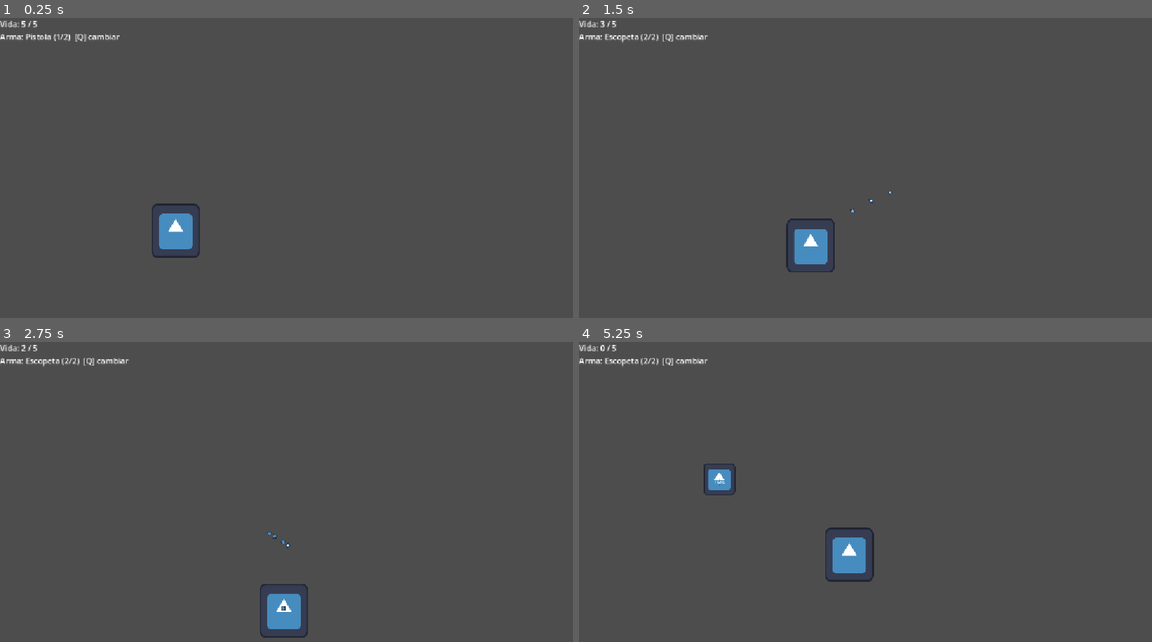
Above: before the commit, frames 1-4 (two rows, left to right).
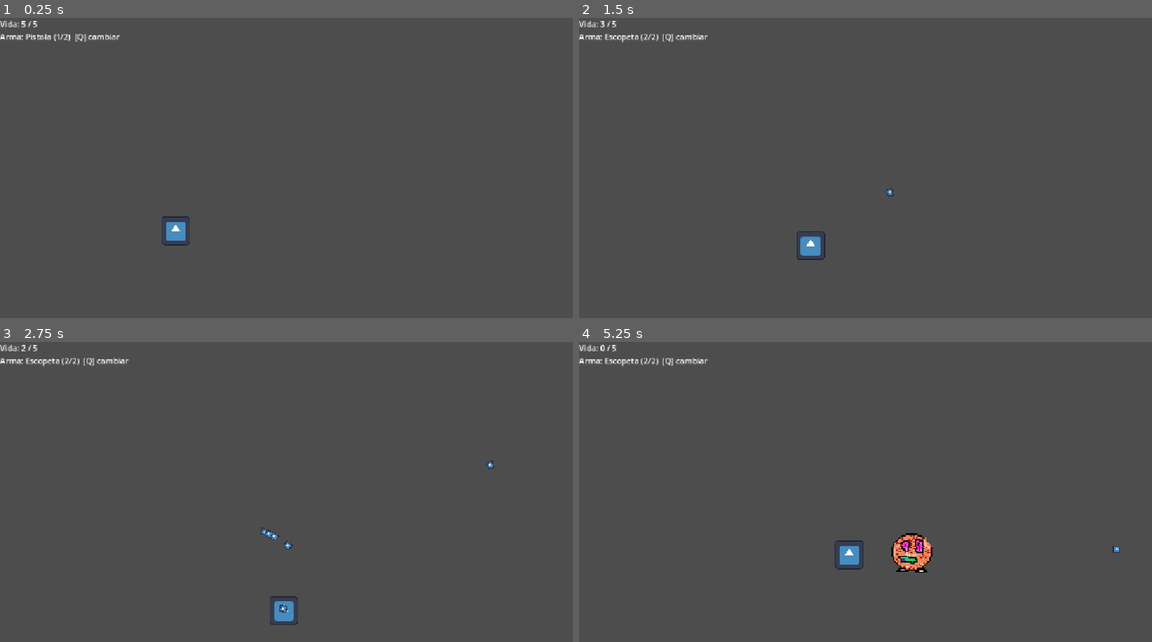
Above: after the commit, the same moments.

Repository: spoloa/Estructuras-De-Datos-2026---II
Game: Godot game, scene res://scenes/Main.tscn
Same seed, same stepped clock (60 frames per second), same inputs: the game is played once before the commit and once after it. The engine's default icon, where the game draws it, is replaced by a stand-in: a white triangle on a blue panel in a dark square.
Inputs (mouse positions are in pixels of both pictures, inside the frame that each line leads up to):
- Up to frame 1 (0.25 s): no input
- Up to frame 2 (1.5 s): tap Enter (ui_accept) at 0.5, 0.77 s; move the mouse to (991, 162) at 0.52 s; press the mouse at (991, 162) at 0.53 s; hold D (move_right) 0.53-1.28 s; move the mouse to (750, 195) at 1.27 s; release the mouse at (750, 195) at 1.28 s; hold S (move_down) from 1.28 s (still down); tap Q (switch_weapon) at 1.35 s
- Up to frame 3 (2.75 s): tap Enter (ui_accept) at 1.52 s; move the mouse to (343, 432) at 2.02 s; release S (move_down) at 2.03 s; press the mouse at (343, 432) at 2.03 s; hold D (move_right) from 2.03 s (still down)
- Up to frame 4 (5.25 s): move the mouse to (836, 567) at 2.77 s; release D (move_right) at 2.78 s; release the mouse at (836, 567) at 2.78 s; hold W (move_up) 2.78-3.53 s; tap Q (switch_weapon) at 2.85, 4.35 s; tap Enter (ui_accept) at 3.02, 3.77, 4.52, 5 s; move the mouse to (1037, 552) at 3.52 s; press the mouse at (1037, 552) at 3.53 s; hold A (move_left) 3.53-5.03 s; move the mouse to (693, 456) at 4.27 s; release the mouse at (693, 456) at 4.28 s; move the mouse to (894, 504) at 5.02 s; press the mouse at (894, 504) at 5.03 s; hold S (move_down) from 5.03 s (still down)

The runs differ from the first frame. In frame 1, 0.7% of the frame differs, in the area x 26-35%, y 61-80%; in frame 2, 0.7%; in frame 3, 0.8%; in frame 4, 1.8%, in the area x 21-95%, y 40-80%.
Error before the commit: Invalid access to property or key 'global_position' on a base object of type 'null instance'. (res://scripts/wave_manager.gd:55)

Commit message:
Animación Enemigo

Diff:
--- a/resources/weapons/Pistola.tres
+++ b/resources/weapons/Pistola.tres
@@ -4,4 +4,6 @@
 
 [resource]
 script = ExtResource("1_1yi1s")
+fire_rate = 0.8
+bullet_lifetime = 2.5
 metadata/_custom_type_script = "uid://bvw8flucf2bag"
--- a/scenes/Bullet.tscn
+++ b/scenes/Bullet.tscn
@@ -3,17 +3,20 @@
 [ext_resource type="Script" uid="uid://beo25ha5cea0d" path="res://scripts/weapons/Bullet.gd" id="1_p1sfj"]
 [ext_resource type="Texture2D" uid="uid://crwhojaxh8x5w" path="res://icon.svg" id="2_4utqk"]
 
-[sub_resource type="CircleShape2D" id="CircleShape2D_lok1f"]
-radius = 11.0
+[sub_resource type="CircleShape2D" id="CircleShape2D_1yi1s"]
+radius = 8.456133
 
 [node name="Bullet" type="Area2D" unique_id=1662440076]
+scale = Vector2(1.5, 1.5)
 script = ExtResource("1_p1sfj")
 
 [node name="Sprite2D" type="Sprite2D" parent="." unique_id=923111986]
-position = Vector2(0.99999976, -1.1920929e-07)
-scale = Vector2(0.125, 0.125)
+position = Vector2(-1.9073486e-06, -9.536743e-07)
+rotation = 0.005652986
+scale = Vector2(0.14116023, 0.15804826)
 texture = ExtResource("2_4utqk")
 
 [node name="CollisionShape2D" type="CollisionShape2D" parent="." unique_id=1790125266]
-position = Vector2(1, 0)
-shape = SubResource("CircleShape2D_lok1f")
+position = Vector2(0, -0.66666657)
+scale = Vector2(1.5, 1.5)
+shape = SubResource("CircleShape2D_1yi1s")
--- a/scenes/Main.tscn
+++ b/scenes/Main.tscn
@@ -11,7 +11,7 @@
 [node name="WaveManager" type="Node" parent="." unique_id=1287235243 node_paths=PackedStringArray("spawn_points")]
 script = ExtResource("3_0bbpv")
 enemy_scene = ExtResource("2_rarhs")
-spawn_points = [null, null]
+spawn_points = [NodePath("../spawn1"), NodePath("../spawn2")]
 time_between_waves = 5.0
 spawn_interval = 2.0
 
--- a/scenes/Player.tscn
+++ b/scenes/Player.tscn
@@ -7,20 +7,21 @@
 [ext_resource type="Resource" uid="uid://3judgyo7ldga" path="res://resources/weapons/Escopeta.tres" id="3_mdl7e"]
 [ext_resource type="Resource" uid="uid://cdbx4u5nl87i1" path="res://resources/weapons/Pistola.tres" id="3_qu4a1"]
 
-[sub_resource type="CircleShape2D" id="CircleShape2D_lok1f"]
-radius = 106.557976
+[sub_resource type="RectangleShape2D" id="RectangleShape2D_otmr2"]
+size = Vector2(159.93416, 148.3812)
 
 [node name="Player" type="CharacterBody2D" unique_id=1419819270]
-scale = Vector2(1.2255043, 1.4489706)
+scale = Vector2(0.95, 0.95)
 script = ExtResource("1_v6fml")
 bullet_scene = ExtResource("2_mdl7e")
 starting_weapons = Array[ExtResource("3_70d11")]([ExtResource("3_qu4a1"), ExtResource("3_mdl7e")])
 
 [node name="Sprite2D" type="Sprite2D" parent="." unique_id=1671900795]
 position = Vector2(-0.3243103, -0.12009424)
-scale = Vector2(1.2444185, 1.173527)
+scale = Vector2(0.95, 0.95)
 texture = ExtResource("1_p0vlq")
 
 [node name="CollisionShape2D" type="CollisionShape2D" parent="." unique_id=1358305760]
-position = Vector2(-1.1402893, -0.8102492)
-shape = SubResource("CircleShape2D_lok1f")
+position = Vector2(-3.4045783e-07, 0.34507644)
+scale = Vector2(0.95, 0.95)
+shape = SubResource("RectangleShape2D_otmr2")
--- a/scenes/enemy.tscn
+++ b/scenes/enemy.tscn
@@ -1,52 +1,108 @@
 [gd_scene format=3 uid="uid://d044kcbmq1tgw"]
 
 [ext_resource type="Script" uid="uid://bvkb0pn72pqhb" path="res://scripts/enemy/enemy.gd" id="1_md0e3"]
-[ext_resource type="Texture2D" uid="uid://crwhojaxh8x5w" path="res://icon.svg" id="2_4ra3w"]
 [ext_resource type="PackedScene" uid="uid://dep7af4k40bxi" path="res://scenes/Bullet.tscn" id="2_5uy6h"]
-[ext_resource type="Resource" uid="uid://btx6b0s2qcah6" path="res://resources/weapons/enemy_shotgun.tres" id="3_5uy6h"]
+[ext_resource type="Resource" uid="uid://cdbx4u5nl87i1" path="res://resources/weapons/Pistola.tres" id="3_otmr2"]
+[ext_resource type="Texture2D" uid="uid://b42nqvboqs10b" path="res://animations/FreudBoy/sprite_00.png" id="4_otmr2"]
+[ext_resource type="Texture2D" uid="uid://hkkih17essgx" path="res://animations/FreudBoy/sprite_01.png" id="5_wtq4b"]
+[ext_resource type="Texture2D" uid="uid://yp0wty4c7or6" path="res://animations/FreudBoy/sprite_02.png" id="6_j0cyh"]
+[ext_resource type="Texture2D" uid="uid://cjoifar4orax7" path="res://animations/FreudBoy/sprite_03.png" id="7_g0wcc"]
+[ext_resource type="Texture2D" uid="uid://5ijbknlbobvn" path="res://animations/FreudBoy/sprite_04.png" id="8_s1ycm"]
+[ext_resource type="Texture2D" uid="uid://sp53he2y1udk" path="res://animations/FreudBoy/sprite_05.png" id="9_shcg2"]
+[ext_resource type="Texture2D" uid="uid://dokdwhyfpr5ec" path="res://animations/FreudBoy/sprite_06.png" id="10_ile5s"]
+[ext_resource type="Texture2D" uid="uid://cwxxsfaqkga6j" path="res://animations/FreudBoy/sprite_07.png" id="11_1x4g4"]
+[ext_resource type="Texture2D" uid="uid://c5u8lgaxhbn8y" path="res://animations/FreudBoy/sprite_08.png" id="12_2pwtc"]
 
 [sub_resource type="SpriteFrames" id="SpriteFrames_60oq5"]
 animations = [{
 "frames": [{
 "duration": 1.0,
-"texture": ExtResource("2_4ra3w")
+"texture": ExtResource("4_otmr2")
+}, {
+"duration": 1.0,
+"texture": ExtResource("5_wtq4b")
+}, {
+"duration": 1.0,
+"texture": ExtResource("6_j0cyh")
+}, {
+"duration": 1.0,
+"texture": ExtResource("7_g0wcc")
+}, {
+"duration": 1.0,
+"texture": ExtResource("8_s1ycm")
+}, {
+"duration": 1.0,
+"texture": ExtResource("9_shcg2")
+}, {
+"duration": 1.0,
+"texture": ExtResource("10_ile5s")
+}, {
+"duration": 1.0,
+"texture": ExtResource("11_1x4g4")
+}, {
+"duration": 1.0,
+"texture": ExtResource("12_2pwtc")
 }],
 "loop": 1,
-"name": &"default",
+"name": &"FreudBoy",
 "speed": 5.0
 }]
 
 [sub_resource type="CircleShape2D" id="CircleShape2D_1bfyb"]
-radius = 87.0919
+radius = 70.55838
 
 [sub_resource type="CircleShape2D" id="CircleShape2D_60oq5"]
-radius = 427.00467
+radius = 2284.7974
 
 [node name="Enemigo" type="CharacterBody2D" unique_id=2033281247]
+scale = Vector2(1.1, 1.1)
 collision_mask = 0
 script = ExtResource("1_md0e3")
 max_health = 15
 bullet_scene = ExtResource("2_5uy6h")
-weapon = ExtResource("3_5uy6h")
+weapon = ExtResource("3_otmr2")
+aim_delay = 0.5
 
 [node name="AnimatedSprite2D" type="AnimatedSprite2D" parent="." unique_id=1975904051]
+position = Vector2(0.90909195, 1.9073486e-06)
+scale = Vector2(1.3210229, 1.196733)
 sprite_frames = SubResource("SpriteFrames_60oq5")
+animation = &"FreudBoy"
+autoplay = "FreudBoy"
+frame_progress = 0.40320617
+speed_scale = 1.1
 
 [node name="CollisionShape2D" type="CollisionShape2D" parent="." unique_id=1100934700]
+position = Vector2(0, -0.90908813)
+scale = Vector2(1.1, 1.1)
 shape = SubResource("CircleShape2D_1bfyb")
 
 [node name="DetectionArea" type="Area2D" parent="." unique_id=1468346477]
+scale = Vector2(1.1, 1.1)
 
 [node name="CollisionShape2D" type="CollisionShape2D" parent="DetectionArea" unique_id=1022299666]
+position = Vector2(3.3057861, -6.1035156e-05)
 rotation = -6.2831855
+scale = Vector2(1.1, 1.1)
 shape = SubResource("CircleShape2D_60oq5")
 
 [node name="RayCast2D" type="RayCast2D" parent="." unique_id=1979696416]
+scale = Vector2(1.1, 1.1)
+hit_from_inside = true
+
+[node name="RayCast2D2" type="RayCast2D" parent="." unique_id=58698088]
+scale = Vector2(1.1, 1.1)
+hit_from_inside = true
 
 [node name="Muzzle" type="Marker2D" parent="." unique_id=1819516750]
+scale = Vector2(1.5, 1.5)
+gizmo_extents = 15.0
 
 [node name="ShootCooldown" type="Timer" parent="." unique_id=1572222633]
 
 [node name="HealthBar" type="ProgressBar" parent="." unique_id=23965081]
+offset_top = -2.7272725
 offset_right = 4.0
-offset_bottom = 27.0
+offset_bottom = 24.272728
+scale = Vector2(1.1, 1.1)
+metadata/_edit_use_anchors_ = true
Binary file added: animations/FreudBoy/sprite_0.png
Not shown, added: animations/FreudBoy/sprite_0.png.import
Binary file added: animations/FreudBoy/sprite_00.png
Not shown, added: animations/FreudBoy/sprite_00.png.import
Binary file added: animations/FreudBoy/sprite_01.png
Not shown, added: animations/FreudBoy/sprite_01.png.import
Binary file added: animations/FreudBoy/sprite_02.png
Not shown, added: animations/FreudBoy/sprite_02.png.import
Binary file added: animations/FreudBoy/sprite_03.png
Not shown, added: animations/FreudBoy/sprite_03.png.import
Binary file added: animations/FreudBoy/sprite_04.png
Not shown, added: animations/FreudBoy/sprite_04.png.import
(and 26 more such lines)
